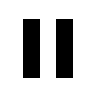
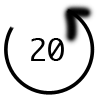
Two versions of the same layered image (100x100). Layer-by-layer changes:
added layer "20" above "circle" over (31, 38, 64, 61)
added layer "circle" above "box" over (4, 3, 96, 95)
hid "Layer 1 copy" over (23, 19, 73, 78)
